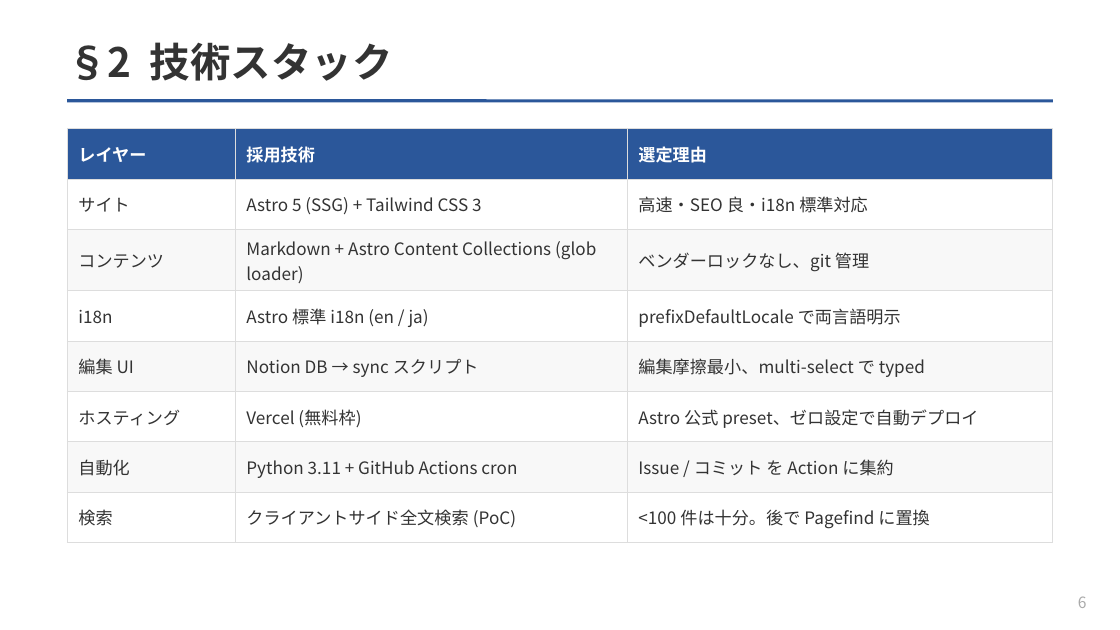
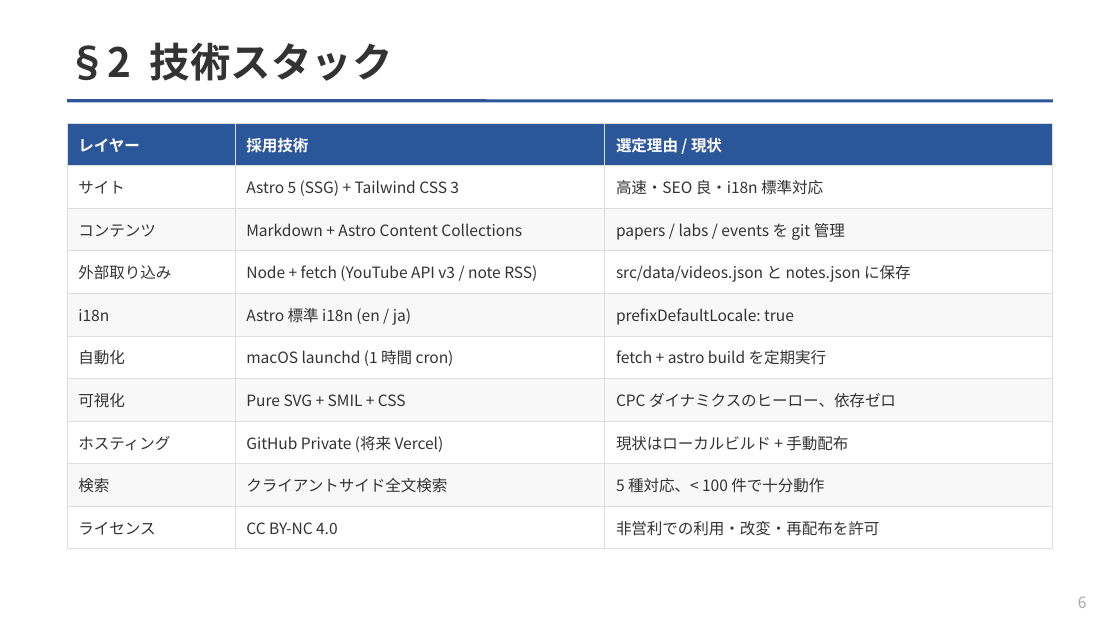
Before and after one commit to Taiyou/cpc-hub, a slide deck: slide 6 of slides/CPC-Hub-構成設計.pptx. Drawn at 1120x630 pixels with LibreOffice and Linux fonts; fonts in the diff are those of the drawing. Boxes give left, top, right and bottom in pixels: in the first picture for what was removed or moved away, otherwise in the second. Text is boxed around its words. In the diff, an @@ line names an element or a change of style, - is before the commit and + after.

```diff
--- a/slides/CPC-Hub-構成設計.pptx
+++ b/slides/CPC-Hub-構成設計.pptx
@@ table at <box>67,123,1053,540</box> @@
-row 1, column 3: 選定理由
+row 1, column 3: 選定理由 / 現状
-row 3: コンテンツ | Markdown + Astro Content Collections (glob loader) | ベンダーロックなし、git 管理
-row 4: i18n | Astro 標準 i18n (en / ja) | prefixDefaultLocale で両言語明示
-row 5: 編集 UI | Notion DB → sync スクリプト | 編集摩擦最小、multi-select で typed
-row 6: ホスティング | Vercel (無料枠) | Astro 公式 preset、ゼロ設定で自動デプロイ
-row 7: 自動化 | Python 3.11 + GitHub Actions cron | Issue / コミット を Action に集約
-row 8: 検索 | クライアントサイド全文検索 (PoC) | <100 件は十分。後で Pagefind に置換
+row 3: コンテンツ | Markdown + Astro Content Collections | papers / labs / events を git 管理
+row 4: 外部取り込み | Node + fetch (YouTube API v3 / note RSS) | src/data/videos.json と notes.json に保存
+row 5: i18n | Astro 標準 i18n (en / ja) | prefixDefaultLocale: true
+row 6: 自動化 | macOS launchd (1 時間 cron) | fetch + astro build を定期実行
+row 7: 可視化 | Pure SVG + SMIL + CSS | CPC ダイナミクスのヒーロー、依存ゼロ
+row 8: ホスティング | GitHub Private (将来 Vercel) | 現状はローカルビルド + 手動配布
+row 9: 検索 | クライアントサイド全文検索 | 5 種対応、< 100 件で十分動作
+row 10: ライセンス | CC BY-NC 4.0 | 非営利での利用・改変・再配布を許可
@@ table: place and size @@
-table at <box>67,129,1053,533</box>
+table at <box>67,123,1053,540</box>
```
Also in this commit, not shown: 12 other slides changed, 4 other files.
